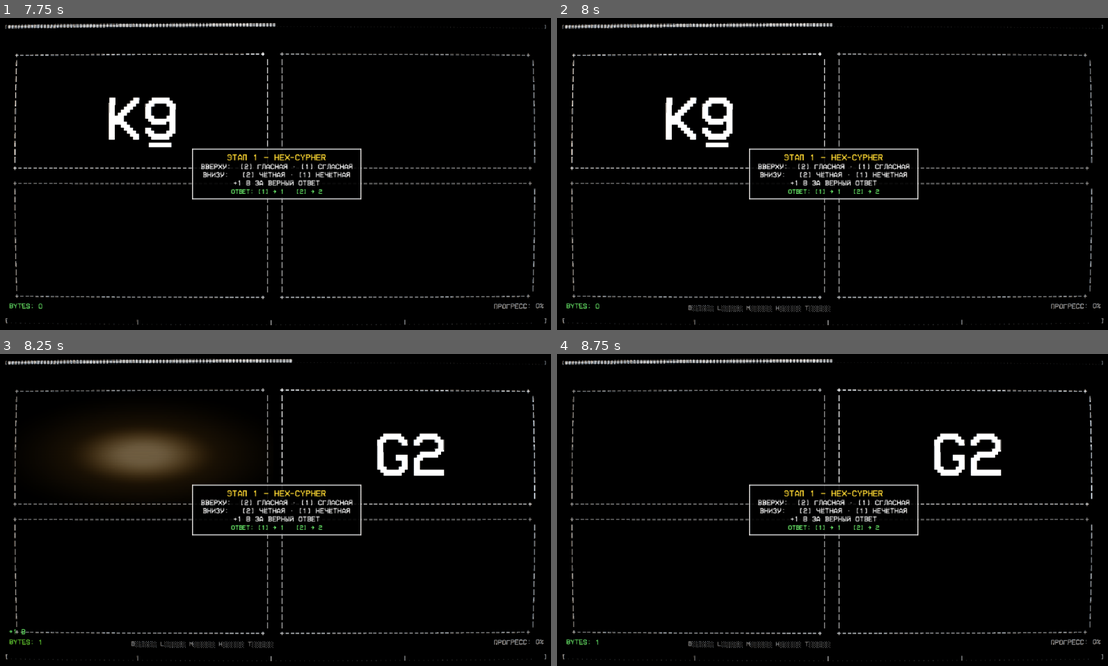
Above: before the commit, frames 1-4 (two rows, left to right).
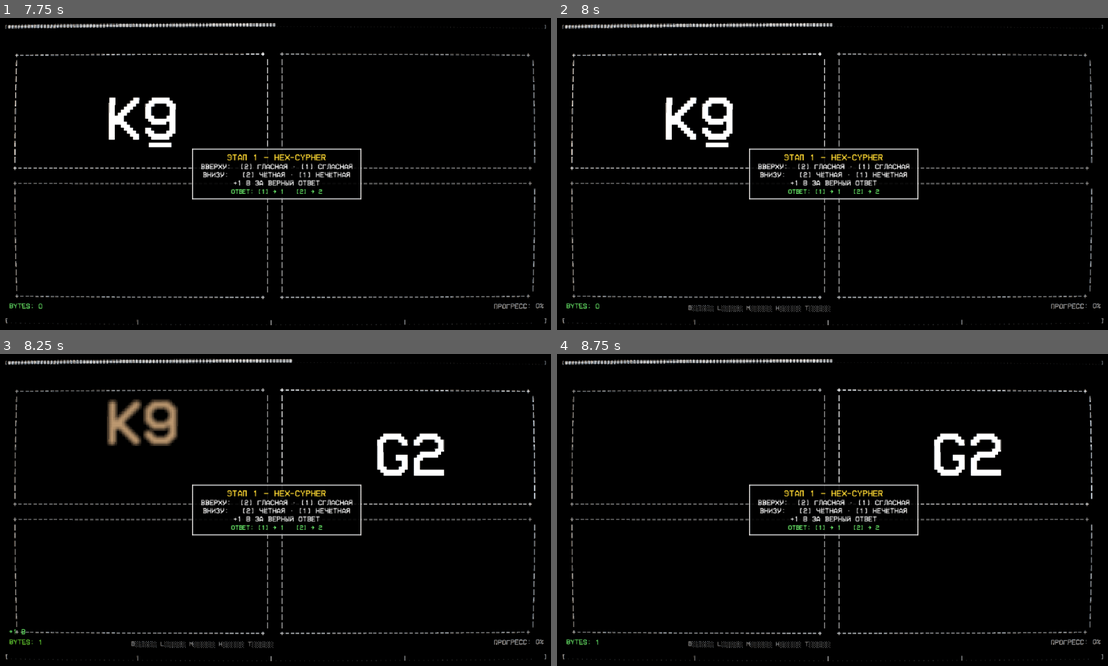
Above: after the commit, the same moments.

Repository: JcukengesH/System-Task-Switch
Game: Godot game, scene res://scenes/Main.tscn
Two runs of this game, one before a commit and one after it. Both use one fixed random seed, a clock stepped at 60 frames per second and the inputs below.
Inputs (mouse positions are in pixels of both pictures, inside the frame that each line leads up to):
- Up to frame 1 (7.75 s): tap Enter at 0.5, 2.1, 4.25 s; move the mouse to (396, 158) at 0.52 s; hold Right 0.53-1.28 s; tap 1 at 0.6 s; click (396, 158) at 0.67 s; tap Space at 0.77, 1.07, 1.52, 1.82, 3.02, 3.32, 3.5, 3.77, 4.07, 4.52, 4.82, 5.75, 6.02, 6.32, 6.77, 7.07, 7.52 s; move the mouse to (165, 189) at 1.27 s; hold S 1.28-2.03 s; tap 2 at 1.35 s; click (165, 189) at 1.42 s; move the mouse to (330, 105) at 2.02 s; hold Right 2.03-2.78 s; click (330, 105) at 2.17 s; move the mouse to (247, 236) at 2.77 s; hold W 2.78-3.53 s; tap Keypad Enter at 2.85 s; click (247, 236) at 2.92 s; move the mouse to (440, 220) at 3.52 s; hold Left 3.53-5.03 s; tap 0 at 3.6 s; click (440, 220) at 3.67 s; move the mouse to (110, 127) at 4.27 s; tap 9 at 4.35 s; click (110, 127) at 4.42 s; move the mouse to (303, 174) at 5.02 s; hold S 5.03-5.78 s; tap Backspace at 5.1 s; click (303, 174) at 5.17 s; move the mouse to (192, 96) at 5.77 s; hold Right 5.78-6.53 s; tap 3 at 5.85 s; click (192, 96) at 5.92 s; move the mouse to (396, 158) at 6.52 s; hold W 6.53-7.28 s; tap 4 at 6.6 s; click (396, 158) at 6.67 s; move the mouse to (165, 189) at 7.27 s; hold Right from 7.28 s (still down); tap 5 at 7.35 s; click (165, 189) at 7.42 s
- Up to frame 2 (8 s): keep holding Right; tap Space at 7.82 s
- Up to frame 3 (8.25 s): tap Enter at 8 s; move the mouse to (330, 441) at 8.02 s; release Right at 8.03 s; hold S from 8.03 s (still down); tap 1 at 8.1 s; click (330, 441) at 8.17 s
- Up to frame 4 (8.75 s): keep holding S

Frames 1-2 are identical in both runs. In frame 3, 4.8% of the frame differs, in the area x 12-40%, y 14-43%; in frame 4, nothing differs.

Commit message:
Стиль v4.1: фосфорный шлейф повторяет сам знак (копии глифа/фигуры со снимком на удар, TEXT+SHAPE), а не ореолом-пятном; ghost.gdshader удалён

Diff:
--- a/scripts/item_display.gd
+++ b/scripts/item_display.gd
@@ -27,12 +27,25 @@
 # Текущий цвет глифа — нужен, чтобы вернуть его после инверсионной вспышки.
 var _label_color: Color = Color.WHITE
 var _press_tween: Tween
-# Фосфорный шлейф верного ответа (CRT ghosting, см. shaders/ghost.gdshader):
-# оверлей под контентом, ghost_amount 1->0 ведёт твин.
-var _ghost_rect: ColorRect
-var _ghost_mat: ShaderMaterial
+# Фосфорный шлейф верного ответа (CRT ghosting): копии самого знака,
+# разъезжающиеся и «остывающие» от бело-горячего к янтарному
+# (_draw_ghost_pass). Снимок содержимого берётся в момент удара
+# (_start_ghost), чтобы новая задача не «перекрашивала» чужой шлейф.
 var _ghost_tween: Tween
 var _ghost_value: float = 0.0
+var _gh_mode: int = Mode.NONE
+var _gh_text: String = ""
+var _gh_font: Font
+var _gh_font_size: int = 0
+var _gh_scale: Vector2 = Vector2.ONE
+var _gh_rot: float = 0.0
+var _gh_sides: int = 0
+var _gh_second_sides: int = -1
+var _gh_digit_text: String = ""
+var _gh_show_digit: bool = true
+var _gh_digit_in_first: bool = true
+var _gh_missing_first: bool = false
+var _gh_missing_second: bool = false
 # Фигуры (Polymetry) не имеют label — вспышка для них делается тоном линий.
 var _shape_flash: bool = false
 # «Черточка» под цифрой 6/9: при флипе/повороте она едет вместе с контентом
@@ -56,18 +69,6 @@
 	label.visible = false
 	content_root.add_child(label)
 
-	# Ghost-оверлей — под контентом (индекс 0), чтобы глифы оставались чёткими.
-	var ghost_shader := load("res://shaders/ghost.gdshader")
-	if ghost_shader != null:
-		_ghost_mat = ShaderMaterial.new()
-		_ghost_mat.shader = ghost_shader
-		_ghost_rect = ColorRect.new()
-		_ghost_rect.set_anchors_preset(Control.PRESET_FULL_RECT)
-		_ghost_rect.mouse_filter = Control.MOUSE_FILTER_IGNORE
-		_ghost_rect.material = _ghost_mat
-		content_root.add_child(_ghost_rect)
-		content_root.move_child(_ghost_rect, 0)
-
 	_digit_mark = ColorRect.new()
 	_digit_mark.mouse_filter = Control.MOUSE_FILTER_IGNORE
 	_digit_mark.visible = false
@@ -90,6 +91,8 @@
 		_press_tween.kill()
 	_press_scale = 1.0
 	_shape_flash = false
+	# Шлейф НЕ гасим: снимок знака дорисовывает своё затухание даже после
+	# смены задачи в квадранте (новая задача приходит сразу за ответом).
 	display_mode = Mode.NONE
 	label.visible = false
 	if _digit_mark:
@@ -147,10 +150,27 @@
 
 # Фосфорный шлейф: вспышка 1.0 -> длинное жёлтое затухание (CRT ghosting).
 func _start_ghost() -> void:
-	if _ghost_mat == null:
+	# Снимок того, что на экране прямо сейчас: шлейф дорисует именно этот
+	# знак, даже если квадрант уже успели заполнить новой задачей.
+	if display_mode == Mode.TEXT:
+		_gh_mode = Mode.TEXT
+		_gh_text = label.text
+		_gh_font = label.get_theme_font("font")
+		_gh_font_size = label.get_theme_font_size("font_size")
+		_gh_scale = _base_scale
+		_gh_rot = _base_rotation
+	elif display_mode == Mode.SHAPE:
+		_gh_mode = Mode.SHAPE
+		_gh_sides = shape_sides
+		_gh_second_sides = shape_second_sides
+		_gh_digit_text = shape_digit_text if shape_digit_text != "" else str(shape_digit)
+		_gh_show_digit = shape_show_digit
+		_gh_digit_in_first = shape_digit_in_first
+		_gh_missing_first = shape_missing_first
+		_gh_missing_second = shape_missing_second
+	else:
 		return
 	_ghost_value = 1.0
-	_ghost_mat.set_shader_parameter("ghost_amount", 1.0)
 	if _ghost_tween and _ghost_tween.is_valid():
 		_ghost_tween.kill()
 	_ghost_tween = create_tween()
@@ -161,11 +181,8 @@
 
 func _set_ghost(v: float) -> void:
 	_ghost_value = v
-	if _ghost_mat:
-		_ghost_mat.set_shader_parameter("ghost_amount", v)
-	# Тон линий фигур зависит от шлейфа — просим перерисовку.
-	if _shape_flash or display_mode == Mode.SHAPE:
-		queue_redraw()
+	# Шлейф рисуется в _draw — просим перерисовку на каждый кадр твина.
+	queue_redraw()
 
 
 func set_fonts(regular: Font, bold: Font) -> void:
@@ -280,8 +297,49 @@
 
 func _draw() -> void:
 	_draw_ascii_border()
+	_draw_ghost_pass()
 	if display_mode == Mode.SHAPE:
 		_draw_shapes()
+
+
+# Фосфорный шлейф: копии самого знака (не пятно-ореол), разъезжающиеся
+# и бледнеющие. При остывании копии «расфокусировываются» (растёт радиус),
+# цвет уходит из бело-горячего в янтарный — как линии фигур выше.
+func _draw_ghost_pass() -> void:
+	if _ghost_value <= 0.02 or _gh_mode == Mode.NONE:
+		return
+	var g: float = _ghost_value
+	var col := Color(1.0, lerpf(0.55, 1.0, g), lerpf(0.12, 0.95, g))
+	var rad: float = 2.0 + (1.0 - g) * 8.0
+	if _gh_mode == Mode.TEXT:
+		# Текст живёт в content_root с флипом/поворотом — шлейф повторяет
+		# тот же преобразующий матричный порядок (T(c) R S T(-c)).
+		var xf := Transform2D.IDENTITY
+		xf = xf.translated(size / 2.0)
+		if _gh_rot != 0.0:
+			xf = xf.rotated(deg_to_rad(_gh_rot))
+		if _gh_scale != Vector2.ONE:
+			xf = xf.scaled(_gh_scale)
+		xf = xf.translated(-size / 2.0)
+		draw_set_transform_matrix(xf)
+		var font: Font = _gh_font if _gh_font != null else ThemeDB.fallback_font
+		var ts: Vector2 = font.get_string_size(_gh_text,
+			HORIZONTAL_ALIGNMENT_CENTER, -1, _gh_font_size)
+		var base: Vector2 = size / 2.0 - ts / 2.0 + Vector2(0, ts.y * 0.3)
+		var dirs := [Vector2(1, 0), Vector2(-1, 0), Vector2(0, 1), Vector2(0, -1),
+				Vector2(0.71, 0.71), Vector2(-0.71, 0.71),
+				Vector2(0.71, -0.71), Vector2(-0.71, -0.71)]
+		for d in dirs:
+			draw_string(font, base + d * rad, _gh_text,
+				HORIZONTAL_ALIGNMENT_CENTER, -1, _gh_font_size, Color(col, g * 0.20))
+		draw_string(font, base, _gh_text,
+			HORIZONTAL_ALIGNMENT_CENTER, -1, _gh_font_size, Color(col, g * 0.38))
+		draw_set_transform_matrix(Transform2D.IDENTITY)
+	else:
+		# Фигуры рисуются на самом квадранте без флипа — шлейф тоже.
+		_shape_geometry(Color(col, g * 0.22), 4.0 + rad * 1.8,
+			_gh_sides, _gh_second_sides, _gh_digit_text,
+			_gh_show_digit, _gh_digit_in_first, _gh_missing_first, _gh_missing_second)
 
 
 func _fit_label_font_size() -> void:
@@ -387,26 +445,6 @@
 		t = t.scaled(Vector2(_press_scale, _press_scale))
 		t = t.translated(size / 2.0)
 		draw_set_transform_matrix(t)
-
-	var dt: String = shape_digit_text if shape_digit_text != "" else str(shape_digit)
-	if shape_second_sides >= 0:
-		var gap: float = 20.0
-		var fig_width: float = (size.x - gap) / 2.0
-		var cx1: float = fig_width / 2.0
-		var cx2: float = size.x - fig_width / 2.0
-		var cy: float = size.y / 2.0
-		var r: float = min(fig_width, size.y) / 2.0 * 0.7
-		_draw_one_shape(Vector2(cx1, cy), r, shape_sides, dt, shape_digit_in_first, shape_missing_first)
-		_draw_one_shape(Vector2(cx2, cy), r, shape_second_sides, dt, not shape_digit_in_first, shape_missing_second)
-	else:
-		var cx: float = size.x / 2.0
-		var cy: float = size.y / 2.0
-		var r: float = min(size.x, size.y) / 2.0 * 0.7
-		_draw_one_shape(Vector2(cx, cy), r, shape_sides, dt, shape_show_digit, shape_missing_first)
-	if press_active:
-		draw_set_transform_matrix(Transform2D.IDENTITY)
-
-func _draw_one_shape(center: Vector2, r: float, sides: int, digit_text: String, show_digit: bool, missing_edge: bool) -> void:
 	# Во время вспышки/шлейфа линии «остывают» как люминофор:
 	# бело-жёлтые -> янтарные -> обычный белый.
 	var col := Color.WHITE
@@ -415,6 +453,35 @@
 		var g: float = _ghost_value
 		col = Color(1.0, lerpf(0.55, 1.0, g), lerpf(0.12, 0.95, g))
 		w = 4.0 + g * 2.5
+	_shape_geometry(col, w, shape_sides, shape_second_sides,
+		shape_digit_text if shape_digit_text != "" else str(shape_digit),
+		shape_show_digit, shape_digit_in_first,
+		shape_missing_first, shape_missing_second)
+	if press_active:
+		draw_set_transform_matrix(Transform2D.IDENTITY)
+
+
+# Общая раскладка фигур (одна или две рядом) — и для чёткой отрисовки,
+# и для призрачных копий шлейфа.
+func _shape_geometry(col: Color, w: float, sides: int, second_sides: int,
+		dt: String, show_digit: bool, digit_in_first: bool,
+		missing_first: bool, missing_second: bool) -> void:
+	if second_sides >= 0:
+		var gap: float = 20.0
+		var fig_width: float = (size.x - gap) / 2.0
+		var cy: float = size.y / 2.0
+		var r: float = min(fig_width, size.y) / 2.0 * 0.7
+		_draw_one_shape(Vector2(fig_width / 2.0, cy), r, sides, dt,
+			digit_in_first, missing_first, col, w)
+		_draw_one_shape(Vector2(size.x - fig_width / 2.0, cy), r, second_sides, dt,
+			not digit_in_first, missing_second, col, w)
+	else:
+		var r2: float = min(size.x, size.y) / 2.0 * 0.7
+		_draw_one_shape(size / 2.0, r2, sides, dt, show_digit, missing_first, col, w)
+
+
+func _draw_one_shape(center: Vector2, r: float, sides: int, digit_text: String,
+		show_digit: bool, missing_edge: bool, col: Color, w: float) -> void:
 	if sides == 0:
 		draw_arc(center, r, 0.0, TAU, 48, col, w, true)
 	else:
--- a/shaders/ghost.gdshader
+++ /dev/null
@@ -1,24 +0,0 @@
-shader_type canvas_item;
-
-// Фосфорное послесвечение квадранта (CRT ghosting): после вспышки верного
-// ответа белое ядро гаснет через жёлтый шлейф, как люминофор кинескопа.
-// ghost_amount ведёт GDScript (item_display.gd): 1.0 на ударе -> 0.0 за ~0.6 c.
-uniform float ghost_amount : hint_range(0.0, 1.0) = 0.0;
-
-void fragment() {
-	// return внутри fragment() в Godot запрещён — пустой вывод через ветку.
-	if (ghost_amount <= 0.002) {
-		COLOR = vec4(0.0);
-	} else {
-		vec2 c = UV - 0.5;
-		float d = length(c * vec2(1.0, 1.15));
-		float core = 1.0 - smoothstep(0.05, 0.30, d);
-		float halo = 1.0 - smoothstep(0.0, 0.62, d);
-		// «Остывание» люминофора: центр сначала бело-горячий, потом янтарный.
-		vec3 hot = vec3(1.0, 0.97, 0.88);
-		vec3 amber = vec3(1.0, 0.66, 0.18);
-		vec3 col = mix(amber, hot, core * ghost_amount);
-		float a = (halo * 0.30 + core * 0.45) * ghost_amount;
-		COLOR = vec4(col, clamp(a, 0.0, 0.85));
-	}
-}
Not shown, removed: shaders/ghost.gdshader.uid
